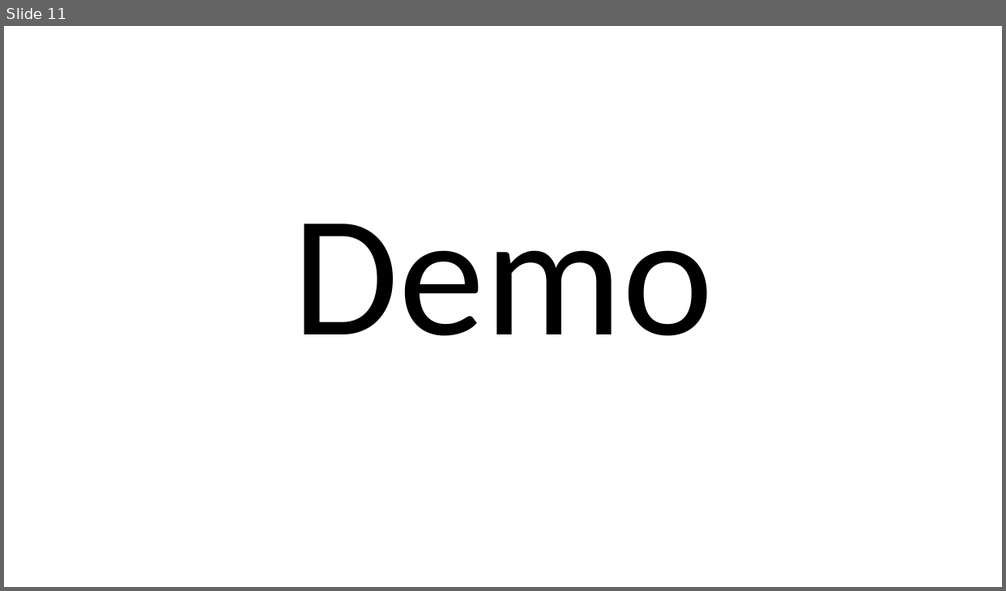
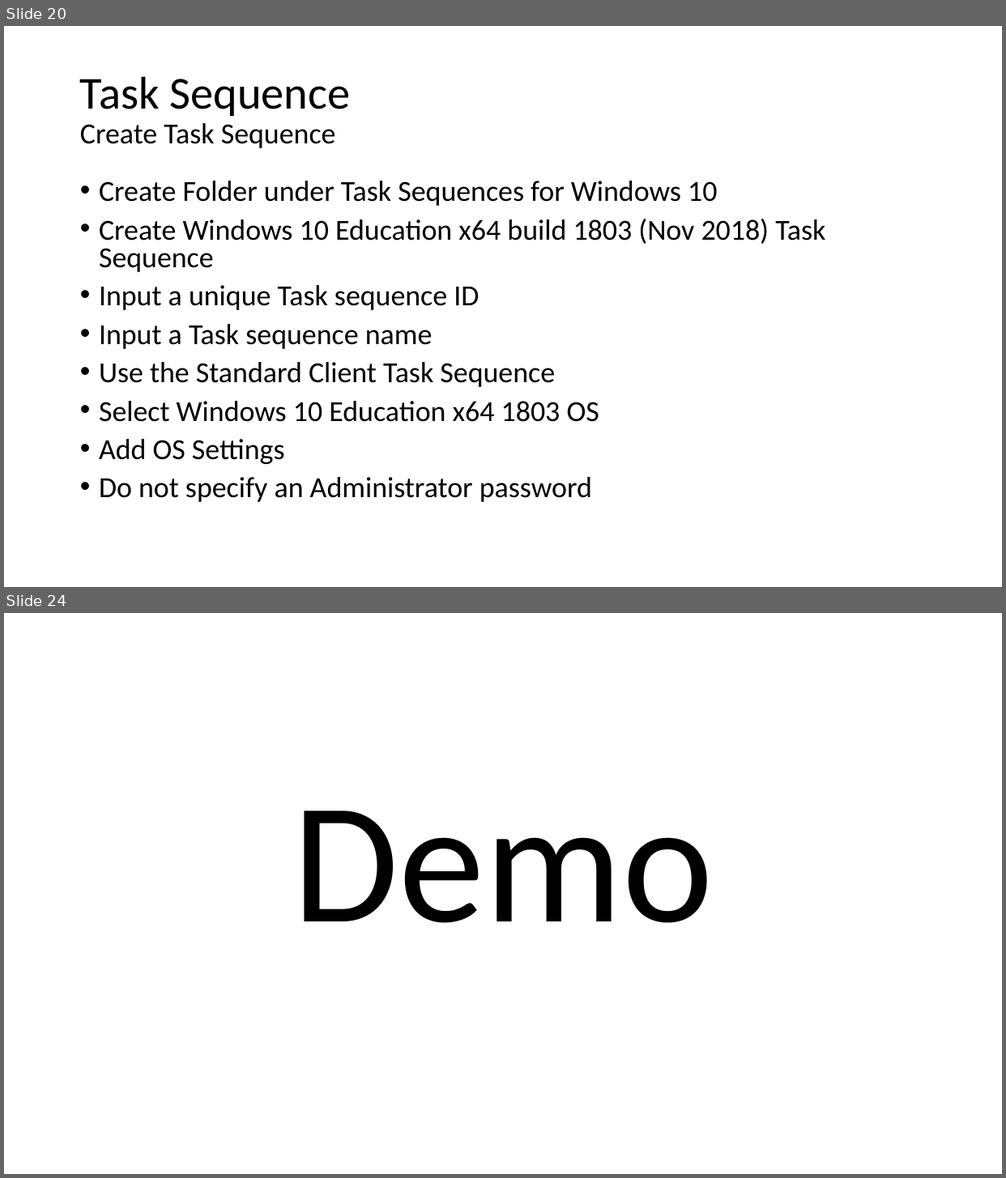
Before and after one commit to fydexx/HECC-2018, a slide deck: Part_01/Section02.pptx. Shown one above the other, each under a label of ours: slide 11 before the commit, slides 20 and 24 after it; the slides between them are not shown. The pictures are 1006x591 and 1006x1178 pixels, drawn with LibreOffice and Linux fonts; fonts in the diff are those of the drawing. Boxes give left, top, right and bottom in pixels: in the first picture for what was removed or moved away, otherwise in the second. Text is boxed around its words. In the diff, an @@ line names an element or a change of style, - is before the commit and + after.

```diff
--- a/Part_01/Section02.pptx
+++ b/Part_01/Section02.pptx
@@ slide 20 added at (4, 26, 1002, 587), background #FFFFFF @@
@@ title added at (80, 76, 351, 148), 28 pt, text #000000 @@
+Task Sequence
+Create Task Sequence
@@ text added at (99, 181, 825, 502), 28 pt, text #000000 @@
+• Create Folder under Task Sequences for Windows 10
+• Create Windows 10 Education x64 build 1803 (Nov 2018) Task Sequence
+• Input a unique Task sequence ID
+• Input a Task sequence name
+• Use the Standard Client Task Sequence
+• Select Windows 10 Education x64 1803 OS
+• Add OS Settings
+• Do not specify an Administrator password
@@ what was slide 11 is now slide 24 @@
```
Also in this commit, not shown: 6 slides changed, 13 other slides added.
